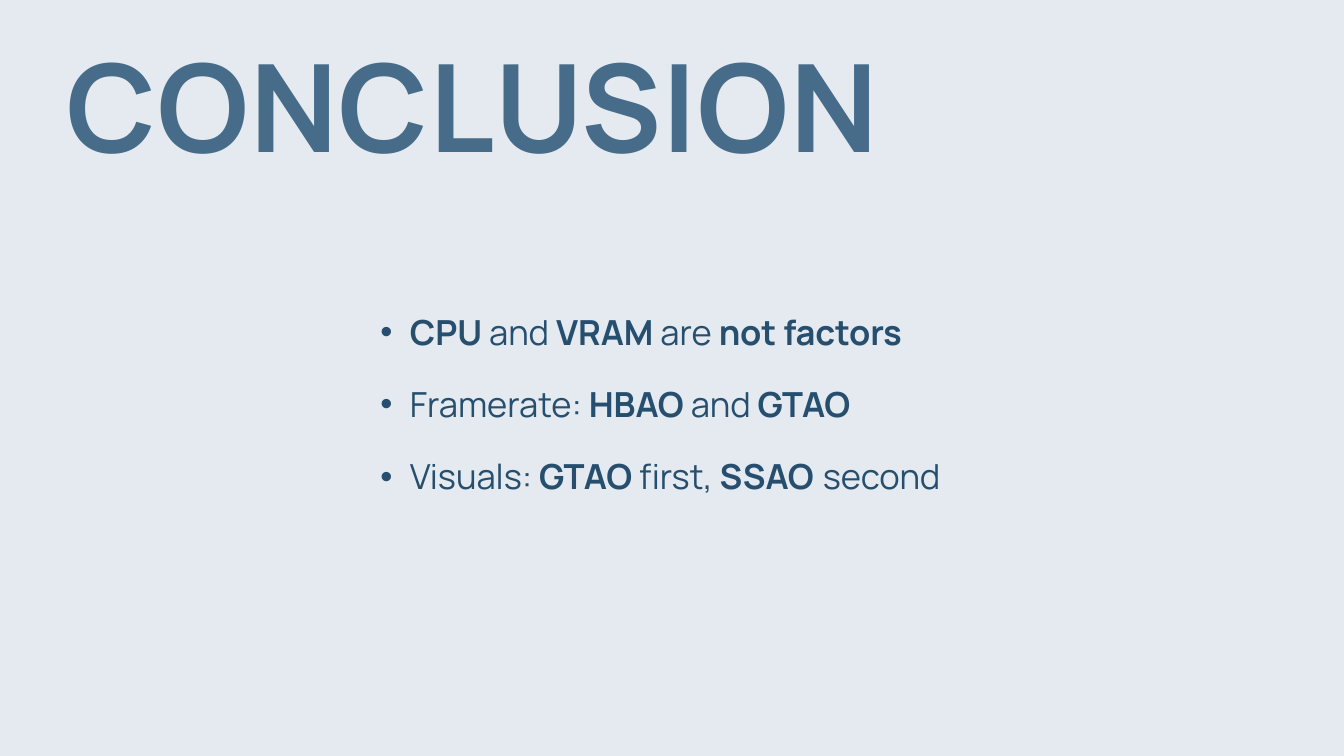
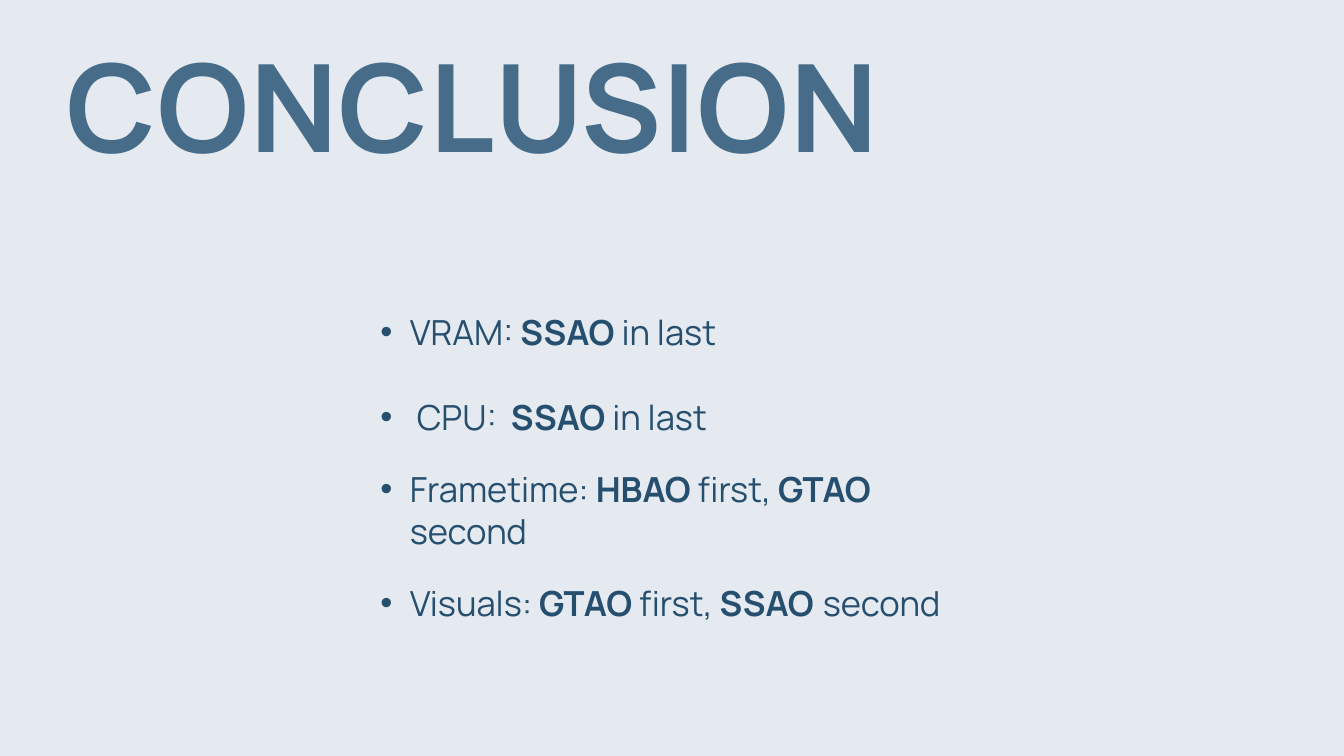
Before and after one commit to DaanDemaecker/Gradwork, a slide deck: slide 19 of Presentation/GW2425_Demaecker_Daan_NL_Presentation.pptx. Drawn at 1344x756 pixels with LibreOffice and Linux fonts; fonts in the diff are those of the drawing. Boxes give left, top, right and bottom in pixels: in the first picture for what was removed or moved away, otherwise in the second. Text is boxed around its words. In the diff, an @@ line names an element or a change of style, - is before the commit and + after.

```diff
--- a/Presentation/GW2425_Demaecker_Daan_NL_Presentation.pptx
+++ b/Presentation/GW2425_Demaecker_Daan_NL_Presentation.pptx
@@ text at <box>410,319,871,545</box>: text changed; bold off @@
-• CPU and VRAM are not factors
-• Framerate: HBAO and GTAO
+• VRAM: SSAO in last
+• CPU: SSAO in last
+• Frametime: HBAO first, GTAO second
```
Also in this commit, not shown: 1 other slide changed, 2 other files.
